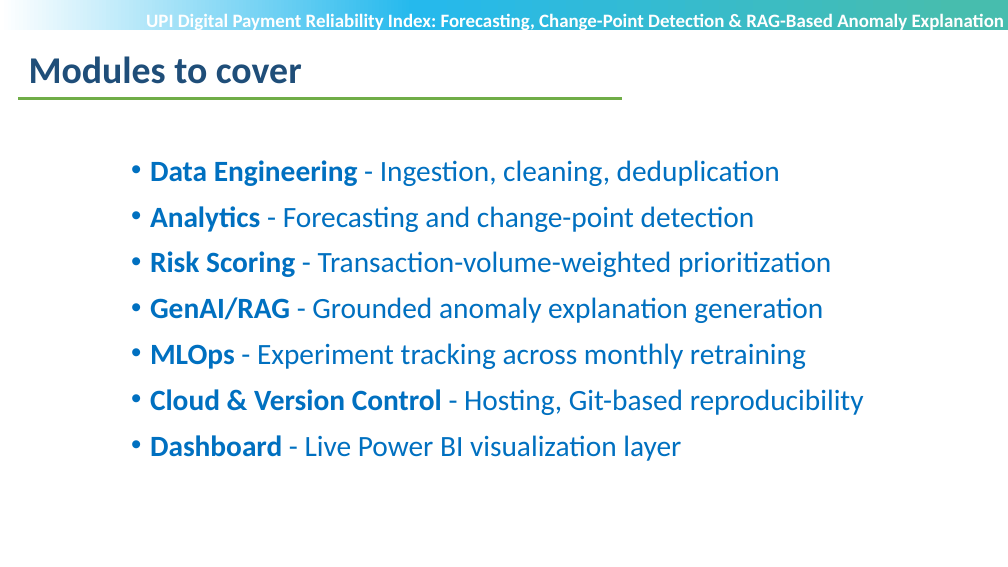
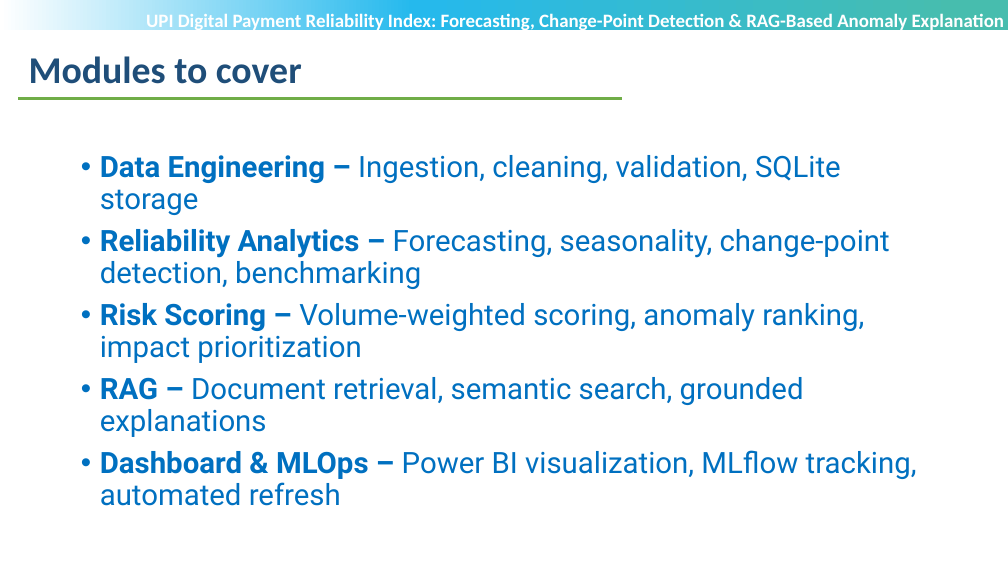
Before and after one commit to POOJITHA-02/lti-proj, a slide deck: slide 9 of UPI 1ST REVIEW.pptx (slide 12 before the commit). Drawn at 1008x567 pixels with LibreOffice and Linux fonts; fonts in the diff are those of the drawing; background and template pictures are left out. Boxes give left, top, right and bottom in pixels: in the first picture for what was removed or moved away, otherwise in the second. Text is boxed around its words. In the diff, an @@ line names an element or a change of style, - is before the commit and + after.

```diff
--- a/UPI 1ST REVIEW.pptx
+++ b/UPI 1ST REVIEW.pptx
@@ text at (100, 155, 917, 479): text changed; font Calibri to Roboto @@
-• Data Engineering - Ingestion, cleaning, deduplication
-• Analytics - Forecasting and change-point detection
-• Risk Scoring - Transaction-volume-weighted prioritization
-• GenAI/RAG - Grounded anomaly explanation generation
-• MLOps - Experiment tracking across monthly retraining
-• Cloud & Version Control - Hosting, Git-based reproducibility
-• Dashboard - Live Power BI visualization layer
+• Data Engineering – Ingestion, cleaning, validation, SQLite storage
+• Reliability Analytics – Forecasting, seasonality, change-point detection, benchmarking
+• Risk Scoring – Volume-weighted scoring, anomaly ranking, impact prioritization
+• RAG – Document retrieval, semantic search, grounded explanations
+• Dashboard & MLOps – Power BI visualization, MLflow tracking, automated refresh
```
Also in this commit, not shown: 8 other slides changed, 13 slides added, 7 slides removed, 52 other files.
